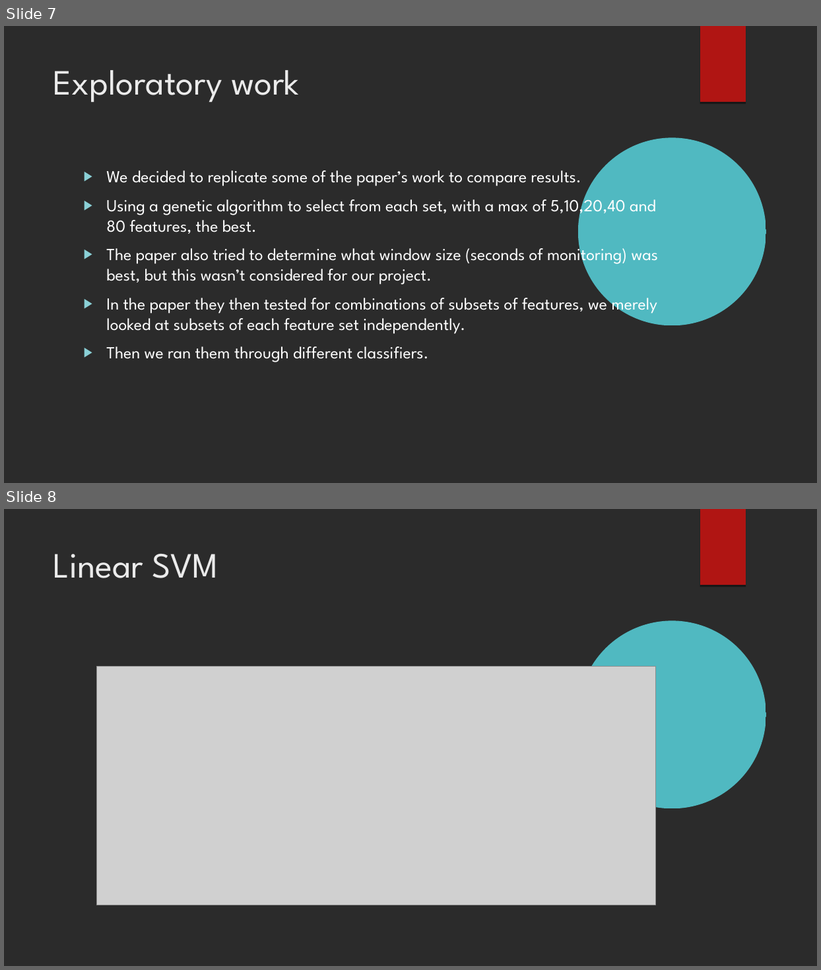
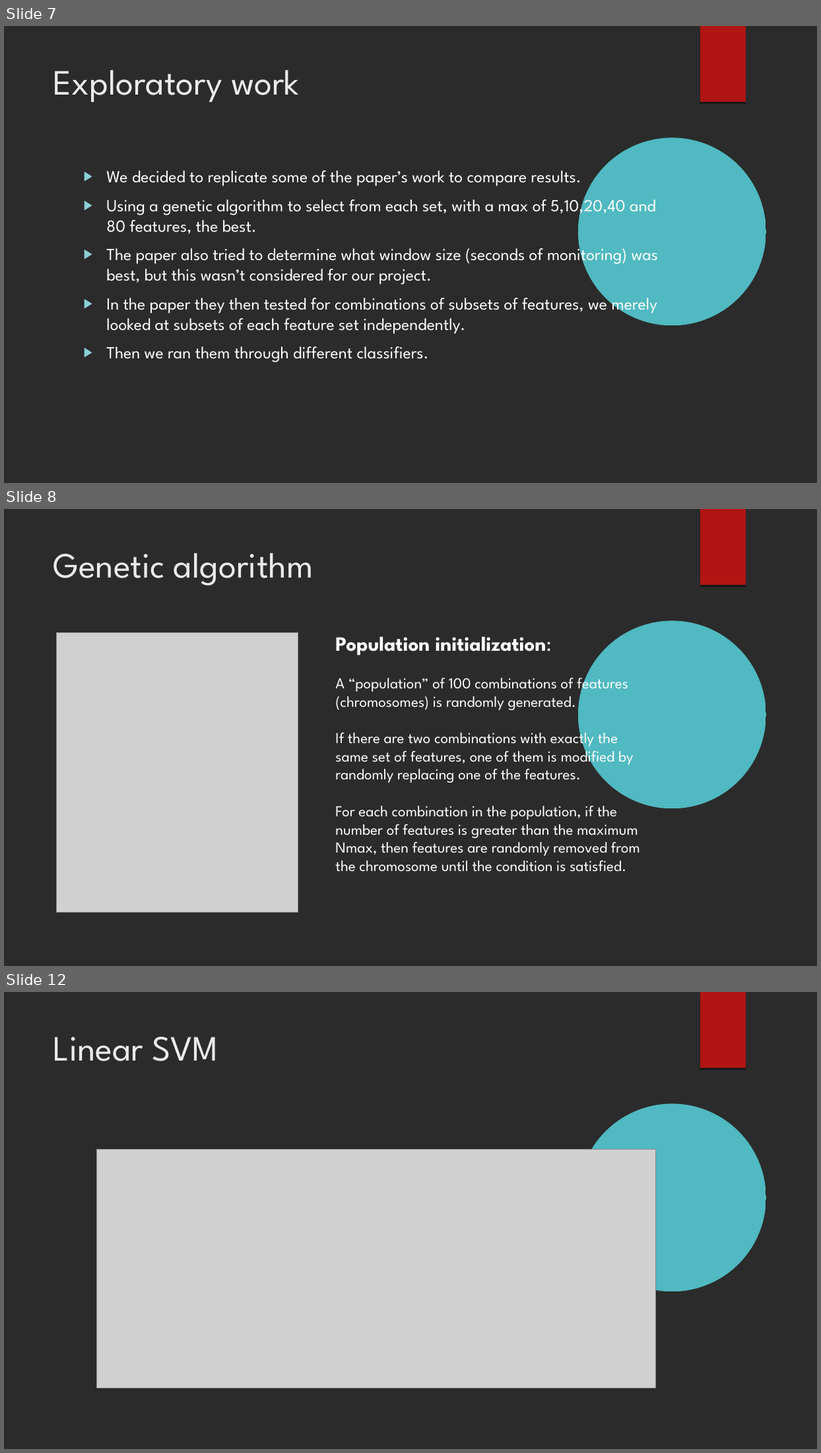
Before and after one commit to xaviersantos/dm, a slide deck: project_last/presentation.odp. Shown one above the other, each under a label of ours: slides 7 and 8 before the commit, slides 7, 8 and 12 after it; the slides between them are not shown. The pictures are 821x970 and 821x1453 pixels, drawn with LibreOffice and Linux fonts; fonts in the diff are those of the drawing; grey boxes stand for pictures; background and template pictures are left out; a plain dark background stands for a picture behind light text. Boxes give left, top, right and bottom in pixels: in the first picture for what was removed or moved away, otherwise in the second. Text is boxed around its words. In the diff, an @@ line names an element or a change of style, - is before the commit and + after.

Commit message:
added genetic algorithm part

```diff
--- a/project_last/presentation.odp
+++ b/project_last/presentation.odp
@@ slide 8 added at [4, 509, 817, 966], background picture (left out); not listed: 2 template elements that a slide beside it also shows @@
@@ title added at [54, 553, 314, 586], 42 pt, text #EBEBEB @@
+Genetic algorithm
@@ picture added at [56, 633, 298, 913] @@
@@ text added at [335, 636, 640, 872], 18 pt, text #FFFFFF @@
+Population initialization:
+A “population” of 100 combinations of features
+(chromosomes) is randomly generated.
+If there are two combinations with exactly the
+same set of features, one of them is modified by
+randomly replacing one of the features.
+For each combination in the population, if the
+number of features is greater than the maximum
+Nmax, then features are randomly removed from
+the chromosome until the condition is satisfied.
@@ what was slide 8 is now slide 12 @@
```
Also in this commit, not shown: 3 other slides added.
